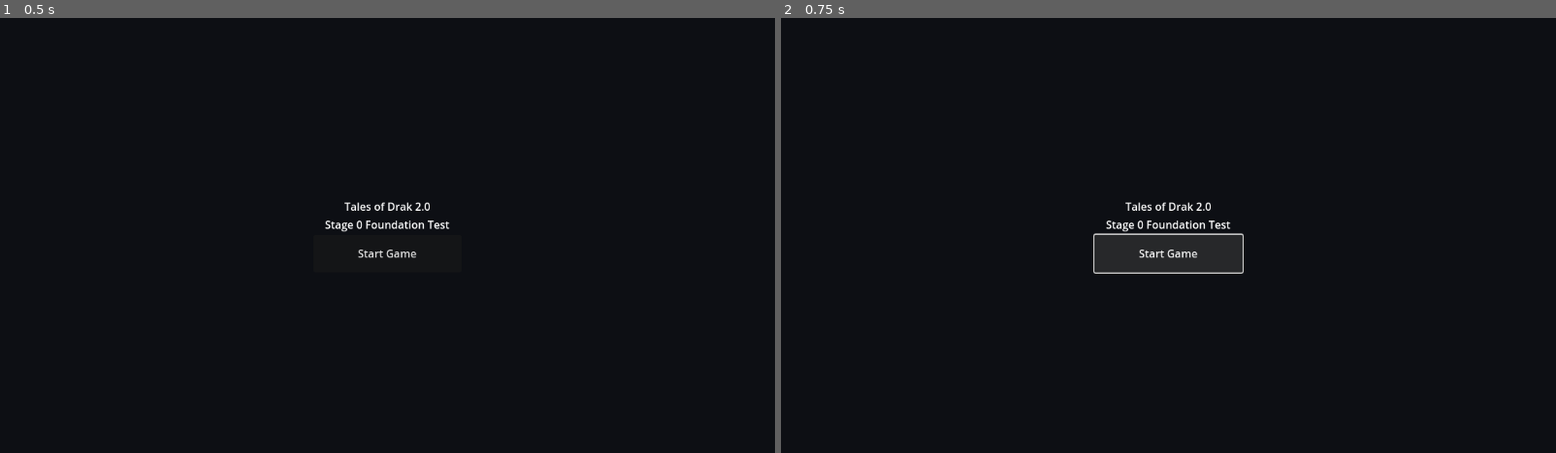
Above: before the commit, frames 1-2 (left to right).
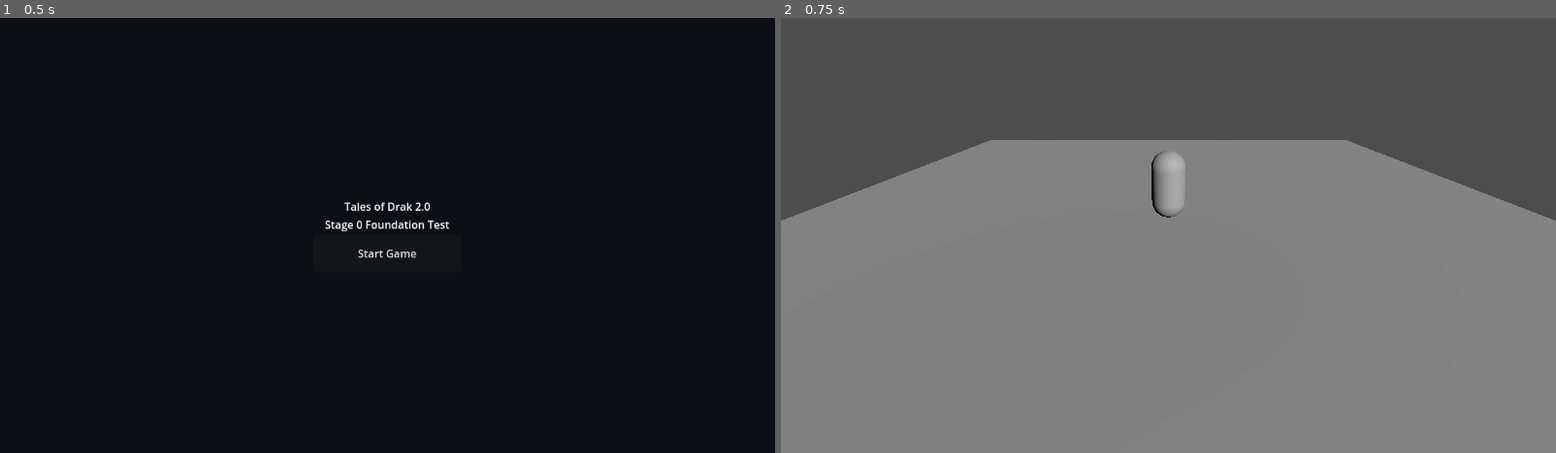
Above: after the commit, the same moments.

Repository: tristanvickery20/Tales-of-Drak-2.0
Game: Godot game, scene res://scenes/main_menu/main_menu.tscn
Same seed, same stepped clock (60 frames per second), same inputs: the game is played once before the commit and once after it.
Inputs:
- Up to frame 1 (0.5 s): no input
- Up to frame 2 (0.75 s): click "Start Game" at 0.5 s

Frame 1 is identical in both runs. In frame 2, 100% of the frame differs, in the area x 0-100%, y 0-100%.

Commit message:
Fix test world scene resources

Diff:
--- a/scenes/test_world/test_world.tscn
+++ b/scenes/test_world/test_world.tscn
@@ -1,4 +1,7 @@
-[gd_scene load_steps=4 format=3 uid="uid://tod_test_world"]
+[gd_scene load_steps=5 format=3 uid="uid://tod_test_world"]
+
+[sub_resource type="BoxMesh" id="BoxMesh_ground"]
+size = Vector3(24, 0.2, 24)
 
 [sub_resource type="BoxShape3D" id="BoxShape3D_ground"]
 size = Vector3(24, 0.2, 24)
@@ -13,8 +16,6 @@
 
 [node name="TestWorld" type="Node3D"]
 
-[node name="WorldEnvironment" type="WorldEnvironment" parent="."]
-
 [node name="DirectionalLight3D" type="DirectionalLight3D" parent="."]
 transform = Transform3D(0.866025, -0.25, 0.433013, 0, 0.866025, 0.5, -0.5, -0.433013, 0.75, 0, 7, 0)
 light_energy = 1.5
@@ -22,8 +23,8 @@
 [node name="Ground" type="StaticBody3D" parent="."]
 
 [node name="GroundMesh" type="MeshInstance3D" parent="Ground"]
-transform = Transform3D(12, 0, 0, 0, 0.1, 0, 0, 0, 12, 0, -0.1, 0)
-mesh = BoxMesh.new()
+transform = Transform3D(1, 0, 0, 0, 1, 0, 0, 0, 1, 0, -0.1, 0)
+mesh = SubResource("BoxMesh_ground")
 
 [node name="GroundCollision" type="CollisionShape3D" parent="Ground"]
 shape = SubResource("BoxShape3D_ground")
